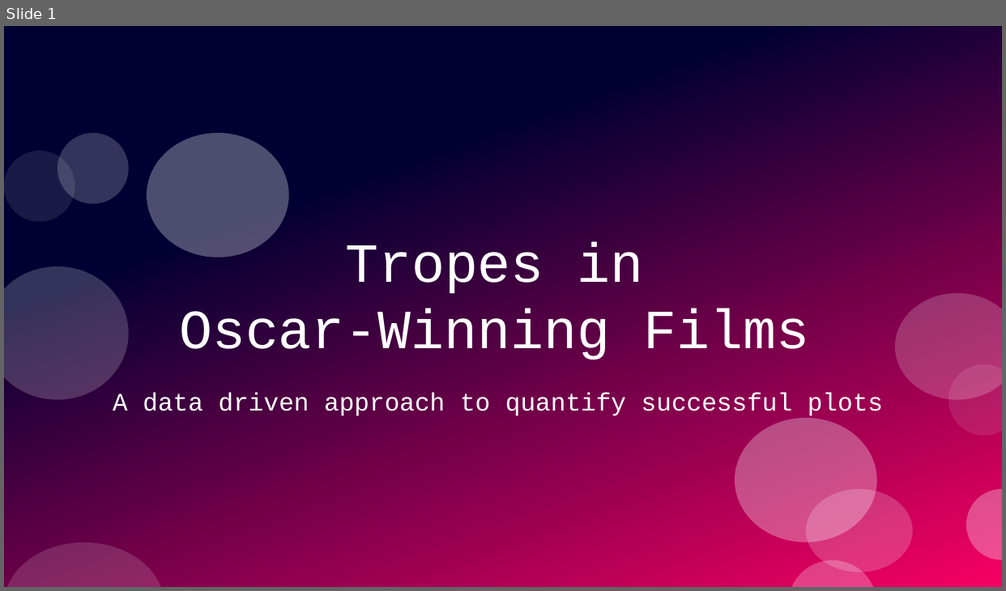
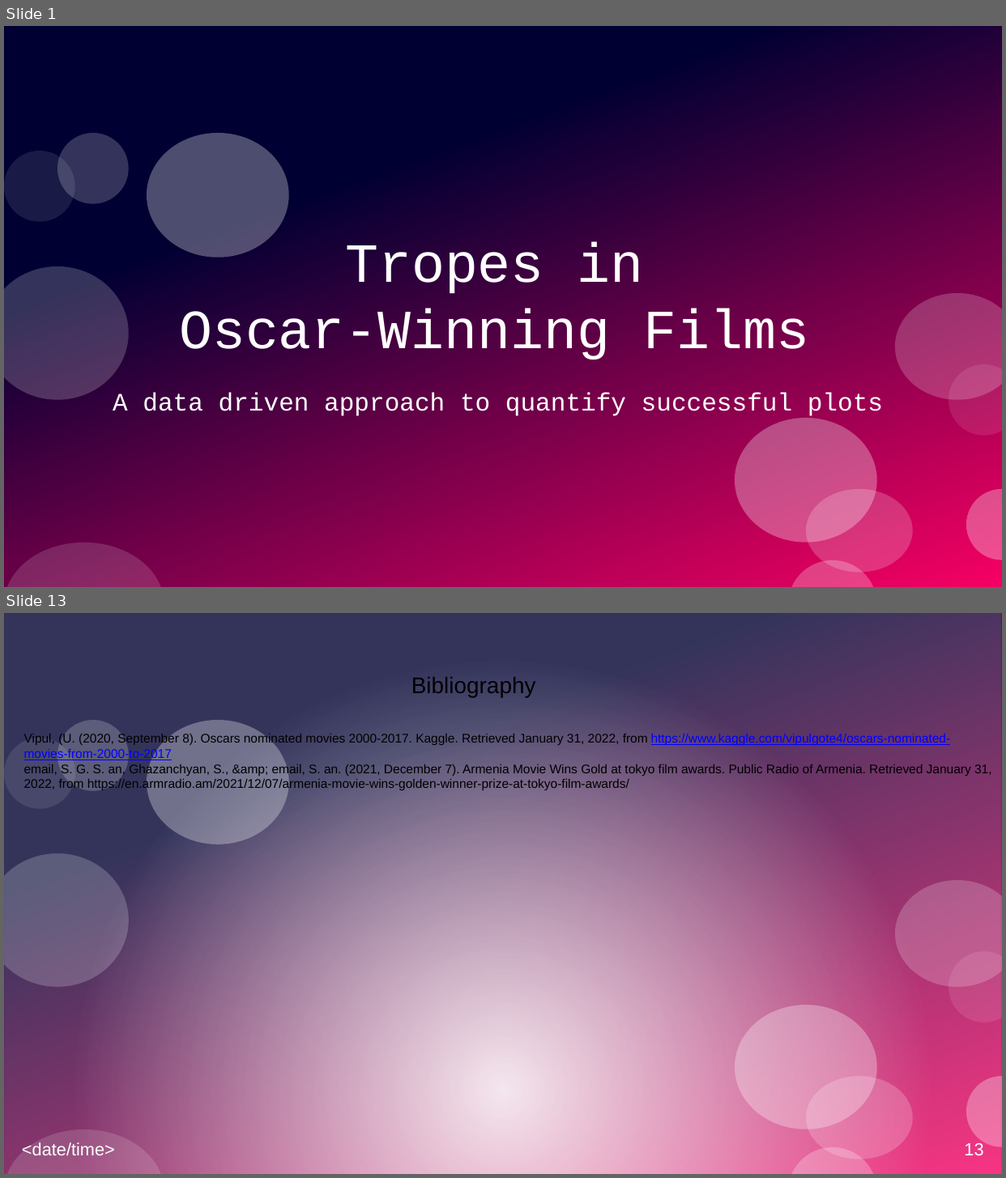
Before and after one commit to SacredFisher/Python_Project, a slide deck: SrikarP_FilmProject.pptx. Shown one above the other, each under a label of ours: slide 1 before the commit, slides 1 and 13 after it; the slides between them are not shown. The pictures are 1006x591 and 1006x1178 pixels, drawn with LibreOffice and Linux fonts; fonts in the diff are those of the drawing. Boxes give left, top, right and bottom in pixels: in the first picture for what was removed or moved away, otherwise in the second. Text is boxed around its words. In the diff, an @@ line names an element or a change of style, - is before the commit and + after.

```diff
--- a/SrikarP_FilmProject.pptx
+++ b/SrikarP_FilmProject.pptx
@@ slide 13 added at (4, 613, 1002, 1174), background #FFFFFF; not listed: 11 template elements that a slide beside it also shows @@
@@ rectangle added at (4, 613, 1002, 1174), fill gradient #FFFFFF @@
@@ title added at (411, 677, 536, 697), 18 pt, text #000000 @@
+Bibliography
@@ text added at (24, 733, 991, 791), 10 pt, text #000000 @@
+Vipul, (U. (2020, September 8). Oscars nominated movies 2000-2017. Kaggle. Retrieved January 31, 2022, from https://www.kaggle.com/vipulgote4/oscars-nominated-movies-from-2000-to-2017
+email, S. G. S. an, Ghazanchyan, S., &amp; email, S. an. (2021, December 7). Armenia Movie Wins Gold at tokyo film awards. Public Radio of Armenia. Retrieved January 31, 2022, from https://en.armradio.am/2021/12/07/armenia-movie-wins-golden-winner-prize-at-tokyo-film-awards/
@@ ellipse added at (147, 720, 289, 845), fill #FFFFFF at 30% opacity @@
@@ text added at (22, 1143, 115, 1156), 14 pt, text #FFFFFF @@
+<date/time>
@@ page number added at (964, 1144, 983, 1157), 14 pt, text #FFFFFF @@
+13
```
Also in this commit, not shown: 11 slides changed, 1 slide removed, 1 other file.
